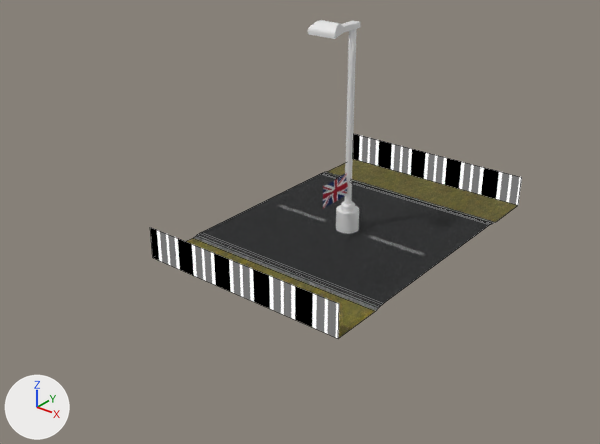
The Blender file Base.blend as it was, and as the next commit left it.
Camera for both pictures: a 50 mm camera at (19.9, -28.4, 17.2) aimed at (-0.6, -2.8, 1.3). Lighting does not change. The marker at lower left points along +X, +Y and +Z. Mesh edges are drawn as thin lines on the coarser meshes.

The first picture shows 'FlagPole.006', 'Pole', 'Track002'.
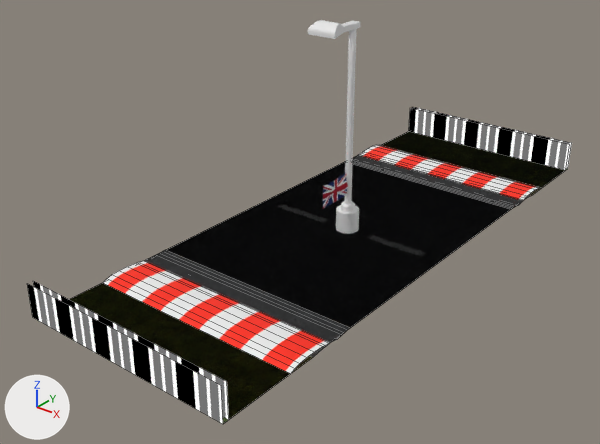
Boxes [x1, y1, x2, y2] around the edits, measured in the pictures (600 x 444 px):
'Track001', shown: after [27, 107, 572, 424]
'Track002', mesh rescaled (44% wider, 52% taller): before [150, 134, 522, 339]; after [33, 108, 570, 420]

The change, as a list of edits to the scene's bpy script:
```text
Change mat_grass:
    where n2 = _N.new('ShaderNodeMapping'); n2.name = 'Mapping'
    n2.inputs[3].default_value: (1.0, 2.5, 1.0) -> (1.0, 1.5, 1.0)  # 'Scale'
Change me_plane:
    where me_plane.from_pydata(...)  # 56 vertices, 27 faces; spans x -5.0..5.0, y -7.5..7.5, z 0.0..1.5
    used by ob_track001; location = (0.0, 0.0, 0.0)
    me_plane part 1: the whole mesh is scaled about its middle by (1, 1.82, 1)
Change me_plane_001:
    where me_plane_001.from_pydata(...)  # 28 vertices, 13 faces; spans x -5.0..5.0, y -7.5..7.5, z 0.0..1.5
    used by ob_track002; location = (0.0, 0.0, 0.0)
    me_plane_001 part 2: the whole mesh is scaled about its middle by (1, 1.78, 1)
Change ob_track001:
    remove ob_track001.hide_set(True)
```
